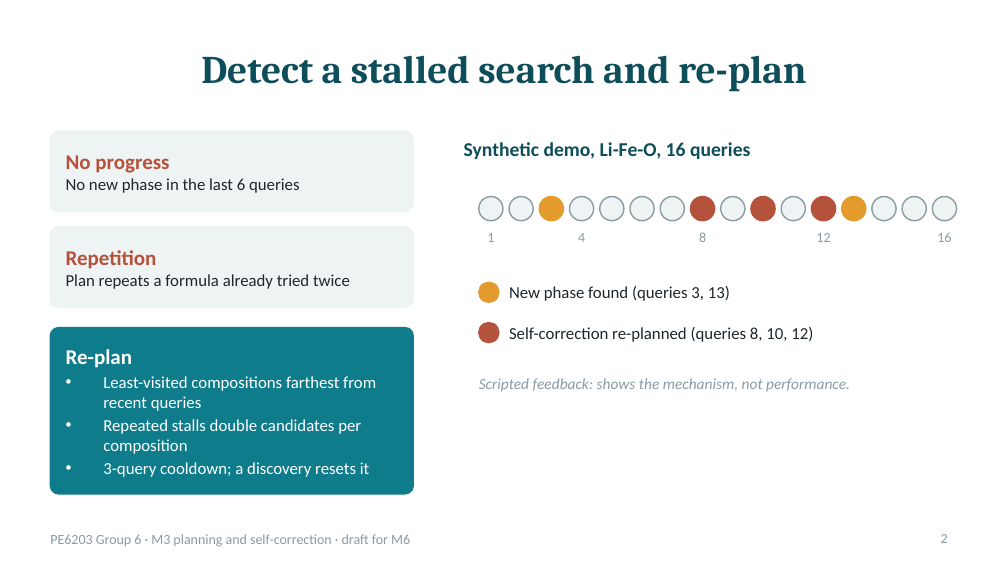
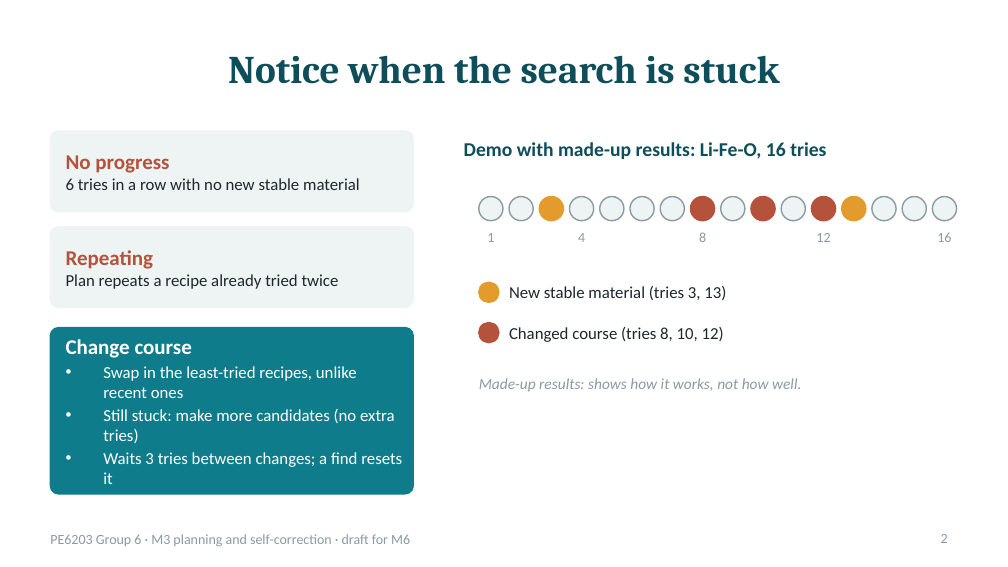
Before and after one commit to raymondtu1230-sudo/Group-Project-6-Auto-Research-for-Materials-Discovery, a slide deck: slide 2 of M3/report/M3_Method_Draft.pptx. Drawn at 1008x567 pixels with LibreOffice and Linux fonts; fonts in the diff are those of the drawing. Boxes give left, top, right and bottom in pixels: in the first picture for what was removed or moved away, otherwise in the second. Text is boxed around its words. In the diff, an @@ line names an element or a change of style, - is before the commit and + after.

```diff
--- a/M3/report/M3_Method_Draft.pptx
+++ b/M3/report/M3_Method_Draft.pptx
@@ title at [228, 55, 779, 84]: text changed @@
-Detect a stalled search and re-plan
+Notice when the search is stuck
@@ text at [464, 142, 826, 159]: text changed @@
-Synthetic demo, Li-Fe-O, 16 queries
+Demo with made-up results: Li-Fe-O, 16 tries
@@ text at [66, 178, 360, 190]: text changed @@
-No new phase in the last 6 queries
+6 tries in a row with no new stable material
@@ text at [66, 250, 339, 289]: text changed @@
-Repetition
-Plan repeats a formula already tried twice
+Repeating
+Plan repeats a recipe already tried twice
@@ text at [509, 286, 726, 300]: text changed @@
-New phase found (queries 3, 13)
+New stable material (tries 3, 13)
@@ text at [509, 327, 724, 342]: text changed @@
-Self-correction re-planned (queries 8, 10, 12)
+Changed course (tries 8, 10, 12)
@@ text at [66, 339, 402, 484]: text changed @@
-Re-plan
-• Least-visited compositions farthest from recent queries
-• Repeated stalls double candidates per composition
-• 3-query cooldown; a discovery resets it
+Change course
+• Swap in the least-tried recipes, unlike recent ones
+• Still stuck: make more candidates (no extra tries)
+• Waits 3 tries between changes; a find resets it
@@ text at [479, 378, 801, 392]: text changed @@
-Scripted feedback: shows the mechanism, not performance.
+Made-up results: shows how it works, not how well.
```
Also in this commit, not shown: 2 other slides changed, 1 other file.
